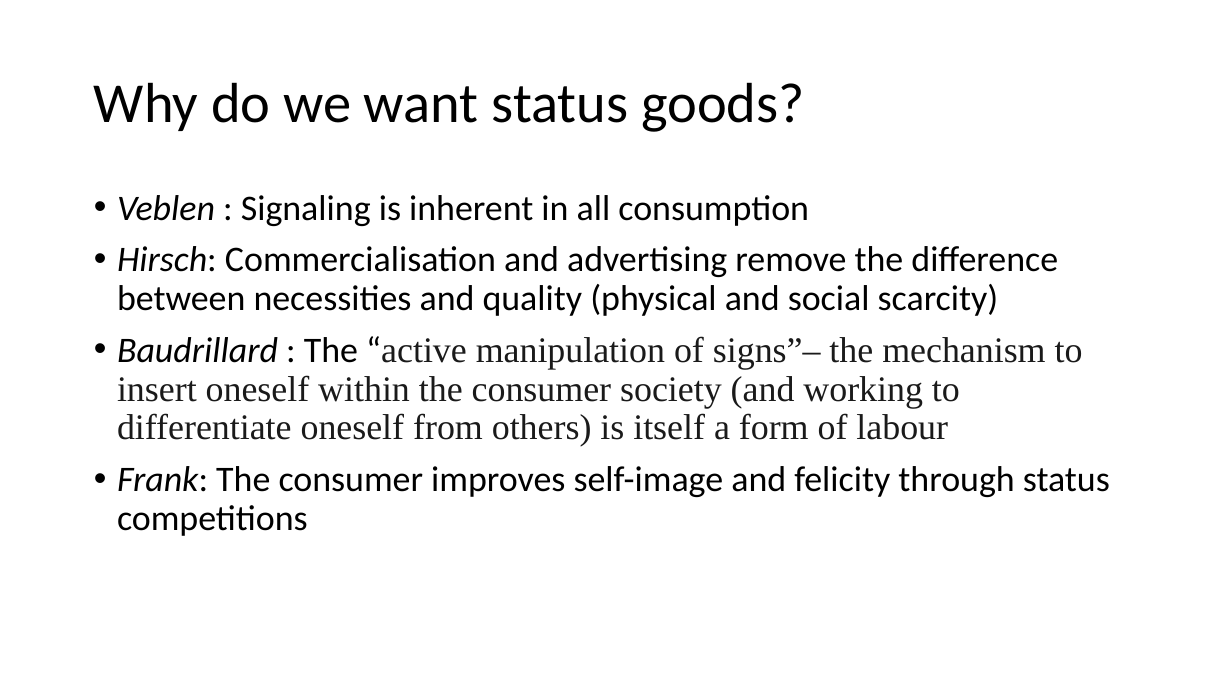
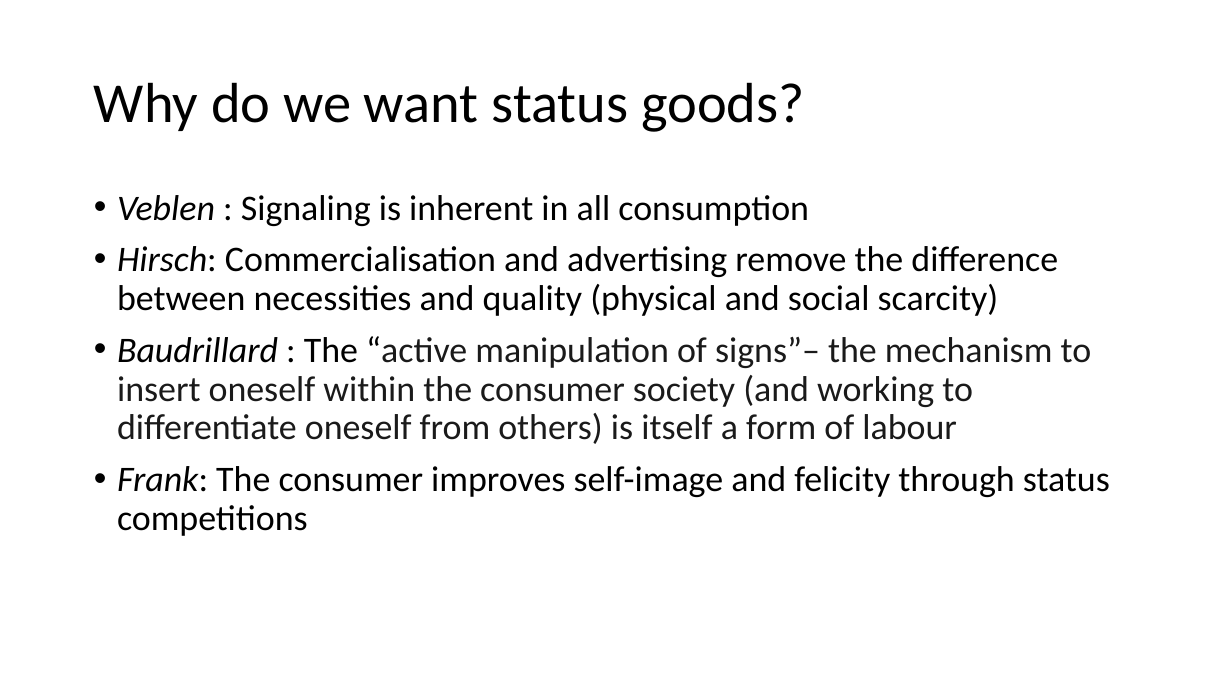
Before and after one commit to anuragr81/research, a slide deck: slide 4 of consumption/presentation_chapter3_1.pptx. Drawn at 1232x693 pixels with LibreOffice and Linux fonts; fonts in the diff are those of the drawing. Boxes give left, top, right and bottom in pixels: in the first picture for what was removed or moved away, otherwise in the second. Text is boxed around its words. In the diff, an @@ line names an element or a change of style, - is before the commit and + after.

```diff
--- a/consumption/presentation_chapter3_1.pptx
+++ b/consumption/presentation_chapter3_1.pptx
@@ text at [117, 336, 1092, 444]: font Times New Roman to Calibri in "“active manipulation of signs”– the mechanism to ..." @@
```
Also in this commit, not shown: 5 other slides changed, 7 other files.
